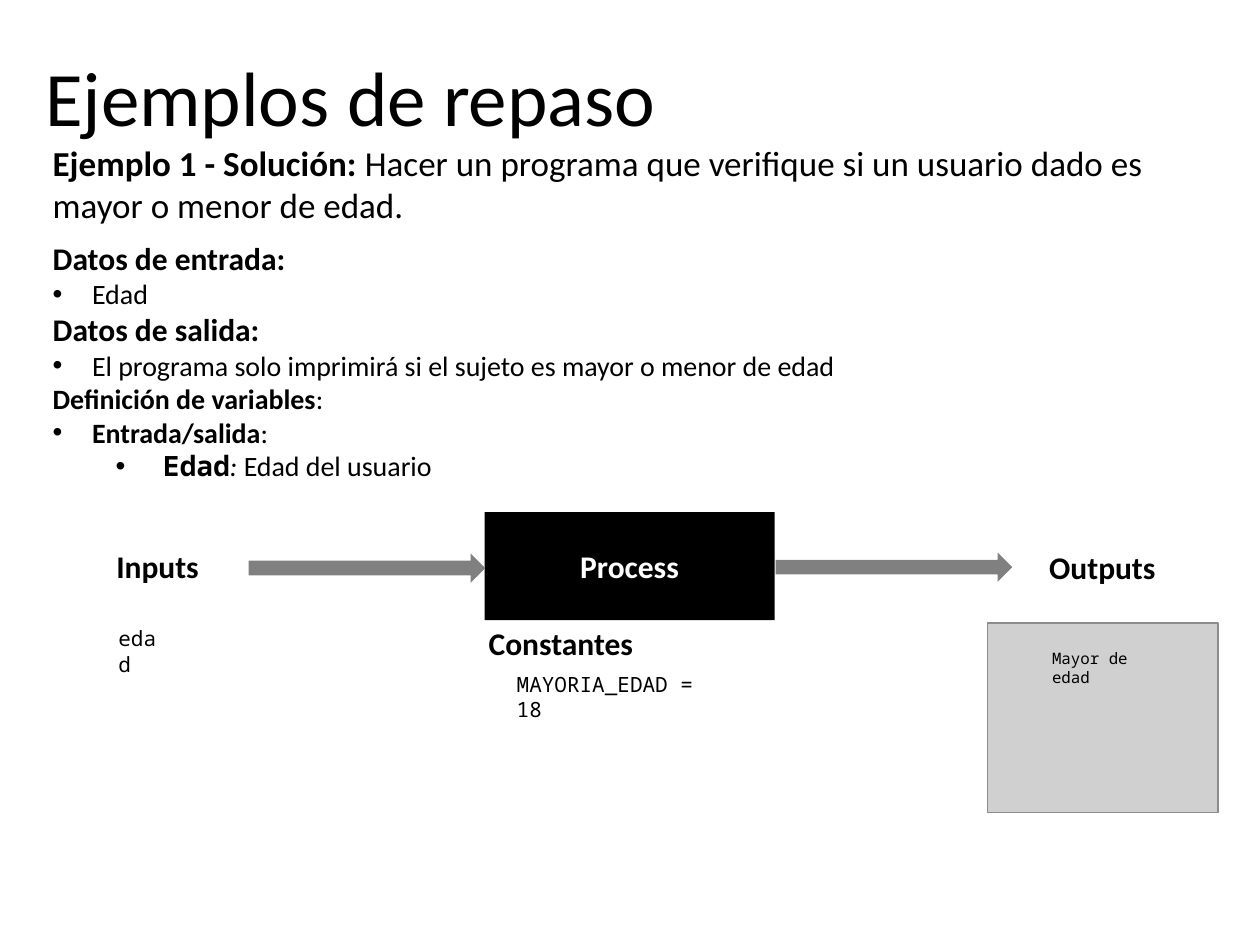
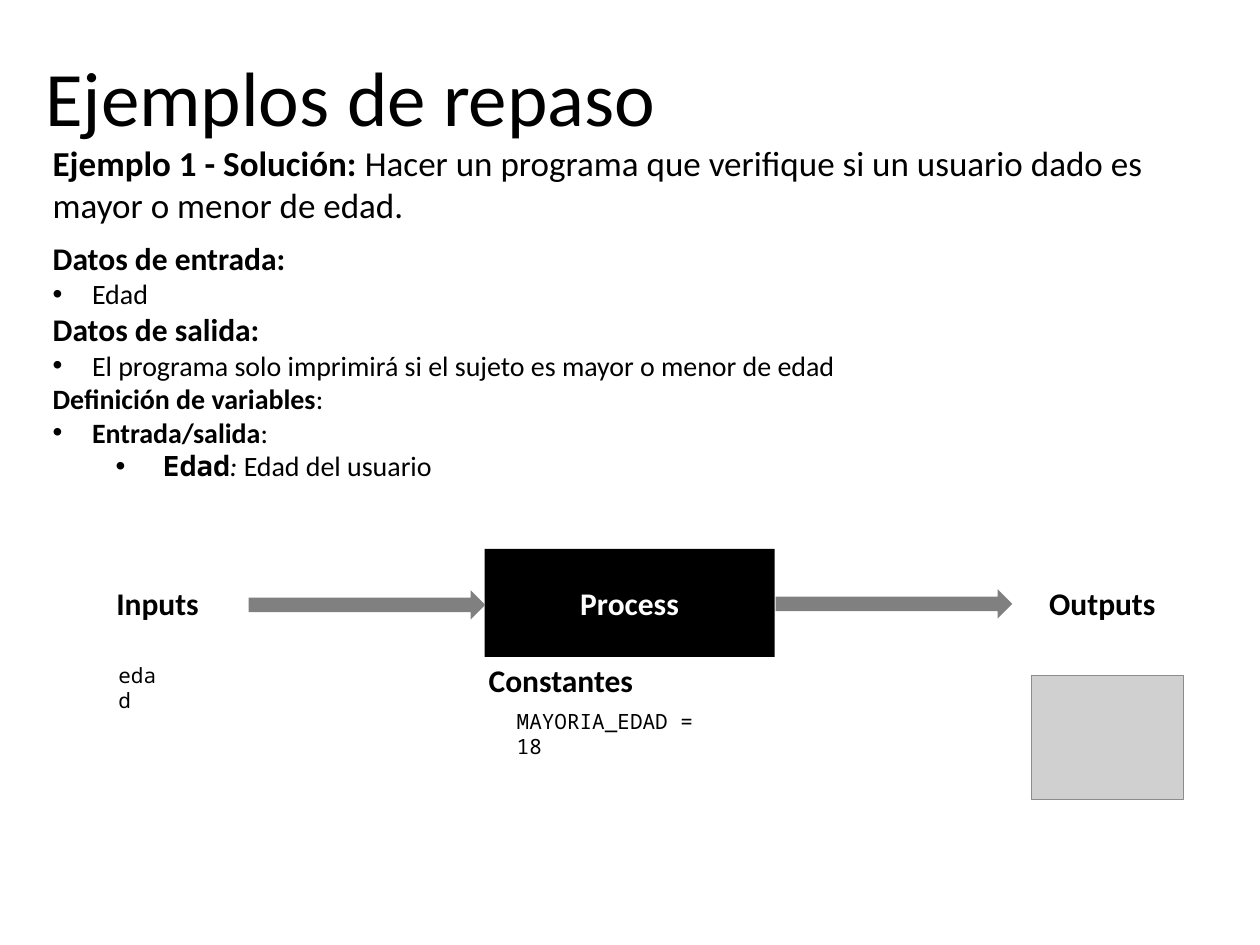
Before and after one commit to algoritmos-UdeA/logica1-20262, a slide deck: slide 46 of clases/5/teoria/clase-05.pptx. Drawn at 1260x945 pixels with LibreOffice and Linux fonts; fonts in the diff are those of the drawing; grey boxes stand for pictures. Boxes give left, top, right and bottom in pixels: in the first picture for what was removed or moved away, otherwise in the second. Text is boxed around its words. In the diff, an @@ line names an element or a change of style, - is before the commit and + after.

```diff
--- a/clases/5/teoria/clase-05.pptx
+++ b/clases/5/teoria/clase-05.pptx
@@ 3 texts, 1 rectangle, 1 right arrow: place and size @@
-3 texts, 1 rectangle, 1 right arrow at (116,512,775,718)
+3 texts, 1 rectangle, 1 right arrow at (116,549,775,755)
@@ right arrow: place and size @@
-right arrow at (776,552,1013,581)
+right arrow at (776,590,1013,619)
@@ text "Outputs": place and size @@
-text "Outputs" at (1049,558,1155,584)
+text "Outputs" at (1049,594,1155,620)
@@ text removed at (1052,652,1128,683) @@
-Mayor de edad
@@ picture: place and size @@
-picture at (987,624,1217,813)
+picture at (1032,675,1183,800)
```
Also in this commit, not shown: 27 other slides changed, 2 other files.
